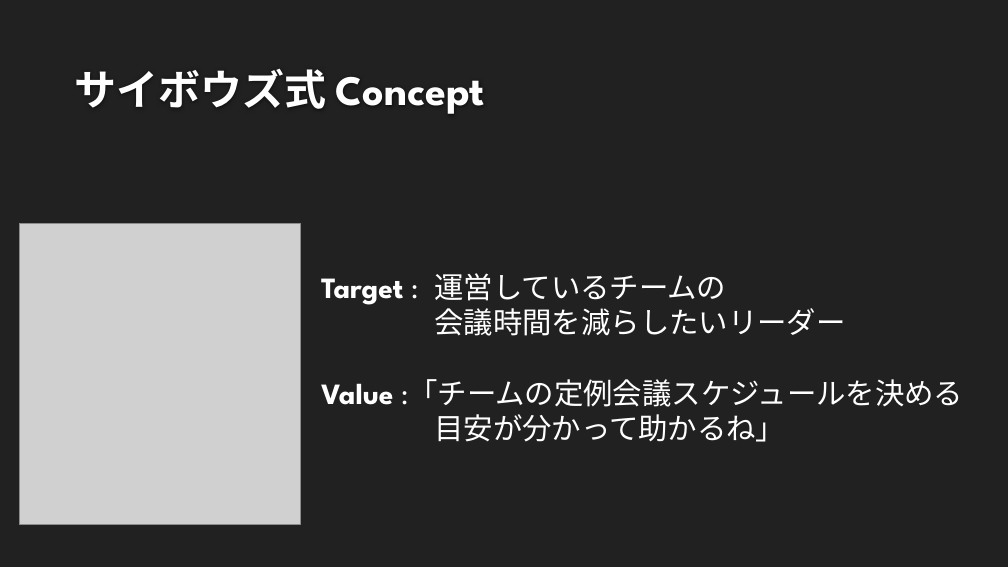
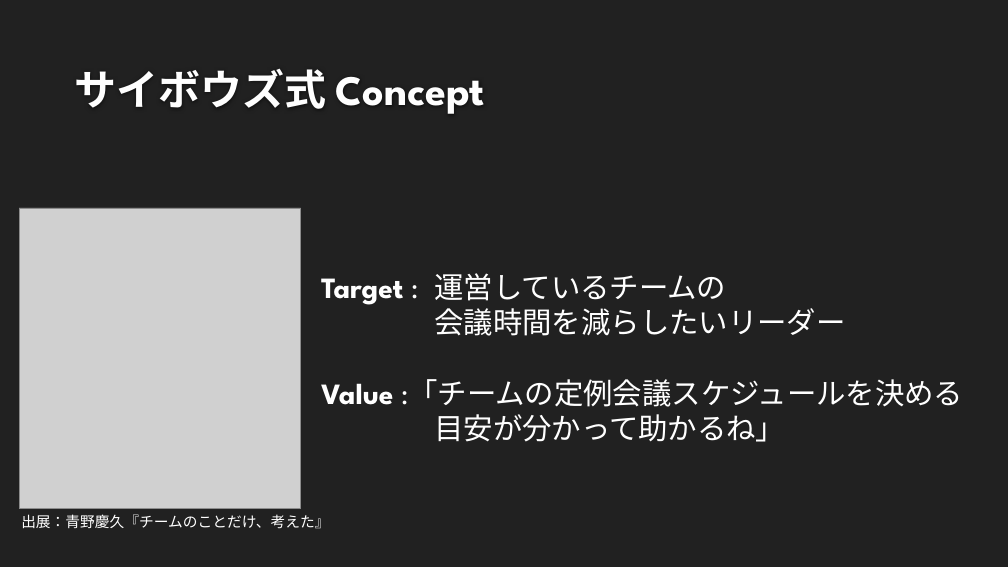
Before and after one commit to AstroMev/TeamSimulation, a slide deck: slide 2 of TeamProgressSimulation.pptx. Drawn at 1008x567 pixels with LibreOffice and Linux fonts; fonts in the diff are those of the drawing; grey boxes stand for pictures; background and template pictures are left out. Boxes give left, top, right and bottom in pixels: in the first picture for what was removed or moved away, otherwise in the second. Text is boxed around its words. In the diff, an @@ line names an element or a change of style, - is before the commit and + after.

Commit message:
add pptx ver2

```diff
--- a/TeamProgressSimulation.pptx
+++ b/TeamProgressSimulation.pptx
@@ picture: place and size @@
-picture at bbox=[19, 224, 300, 525]
+picture at bbox=[19, 208, 300, 509]
@@ text added at bbox=[21, 514, 329, 529], 14 pt, text #FFFFFF @@
+出展：青野慶久『チームのことだけ、考えた』
```
